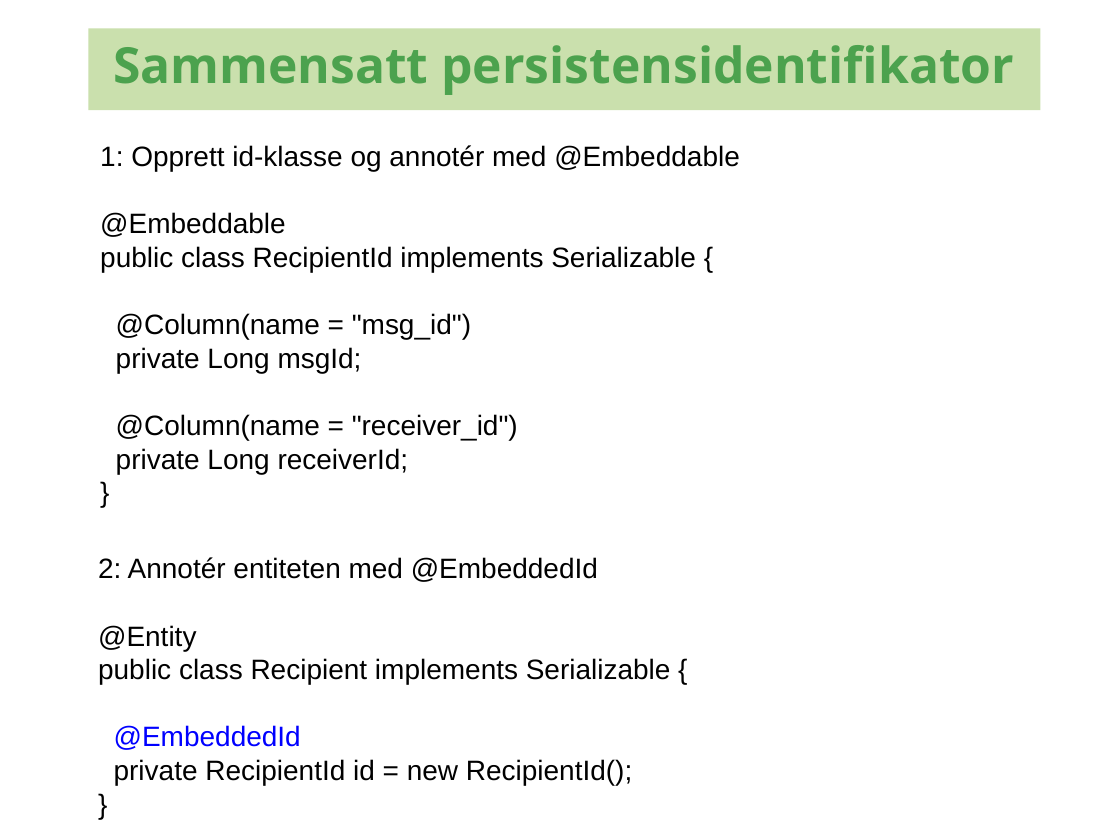
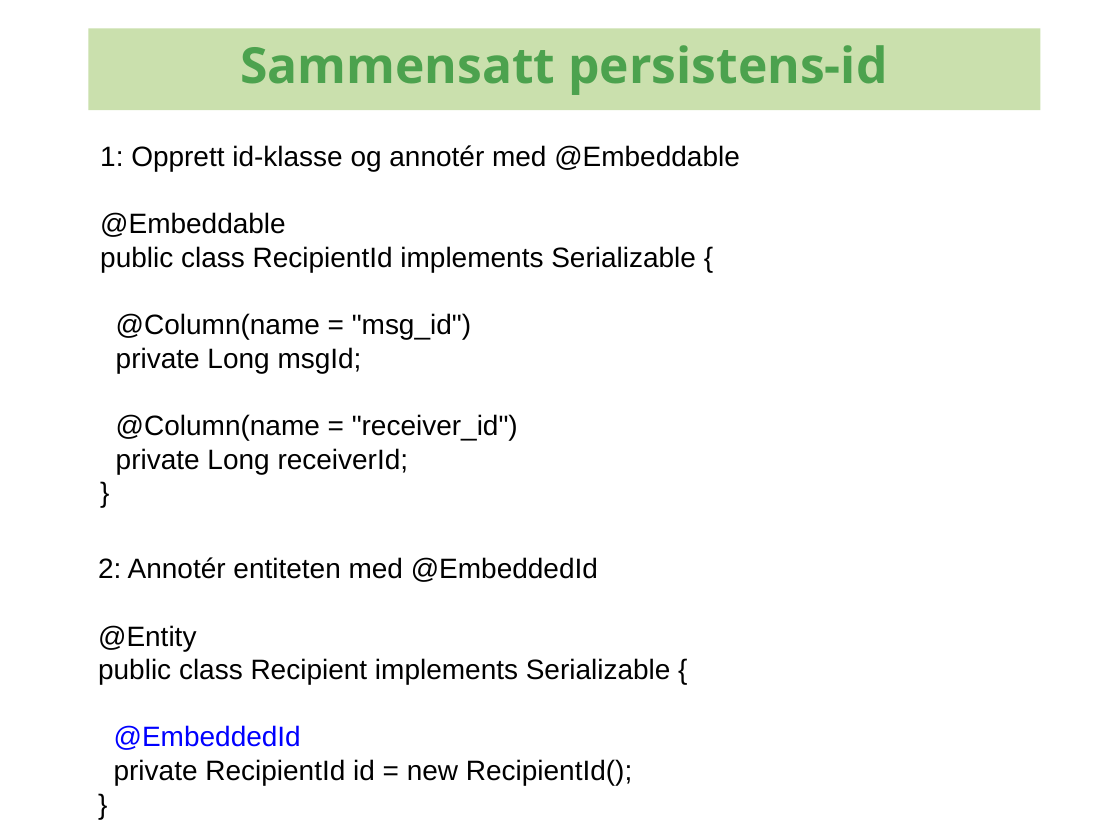
Before and after one commit to kenglxn/seam-maven-refimpl, a slide deck: slide 22 of sandbox/loo/jpa-continued/jpa-continued.odp. Drawn at 1120x840 pixels with LibreOffice and Linux fonts; fonts in the diff are those of the drawing; background and template pictures are left out. Boxes give left, top, right and bottom in pixels: in the first picture for what was removed or moved away, otherwise in the second. Text is boxed around its words. In the diff, an @@ line names an element or a change of style, - is before the commit and + after.

```diff
--- a/sandbox/loo/jpa-continued/jpa-continued.odp
+++ b/sandbox/loo/jpa-continued/jpa-continued.odp
@@ text in rectangle at (240, 45, 887, 95): text changed @@
-Sammensatt persistensidentifikator
+Sammensatt persistens-id
```
Also in this commit, not shown: 2 other slides changed, 14 slides added.
